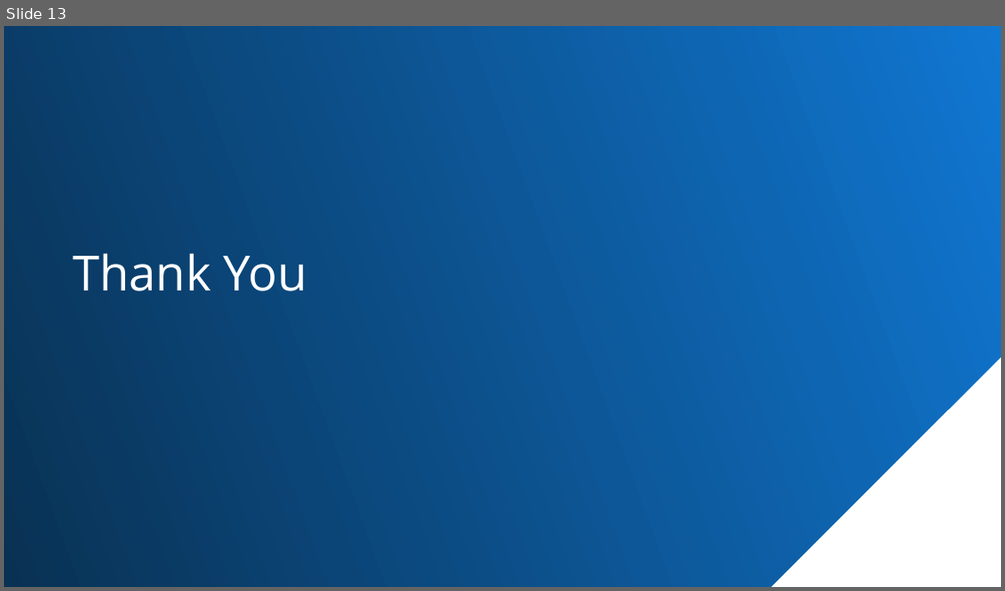
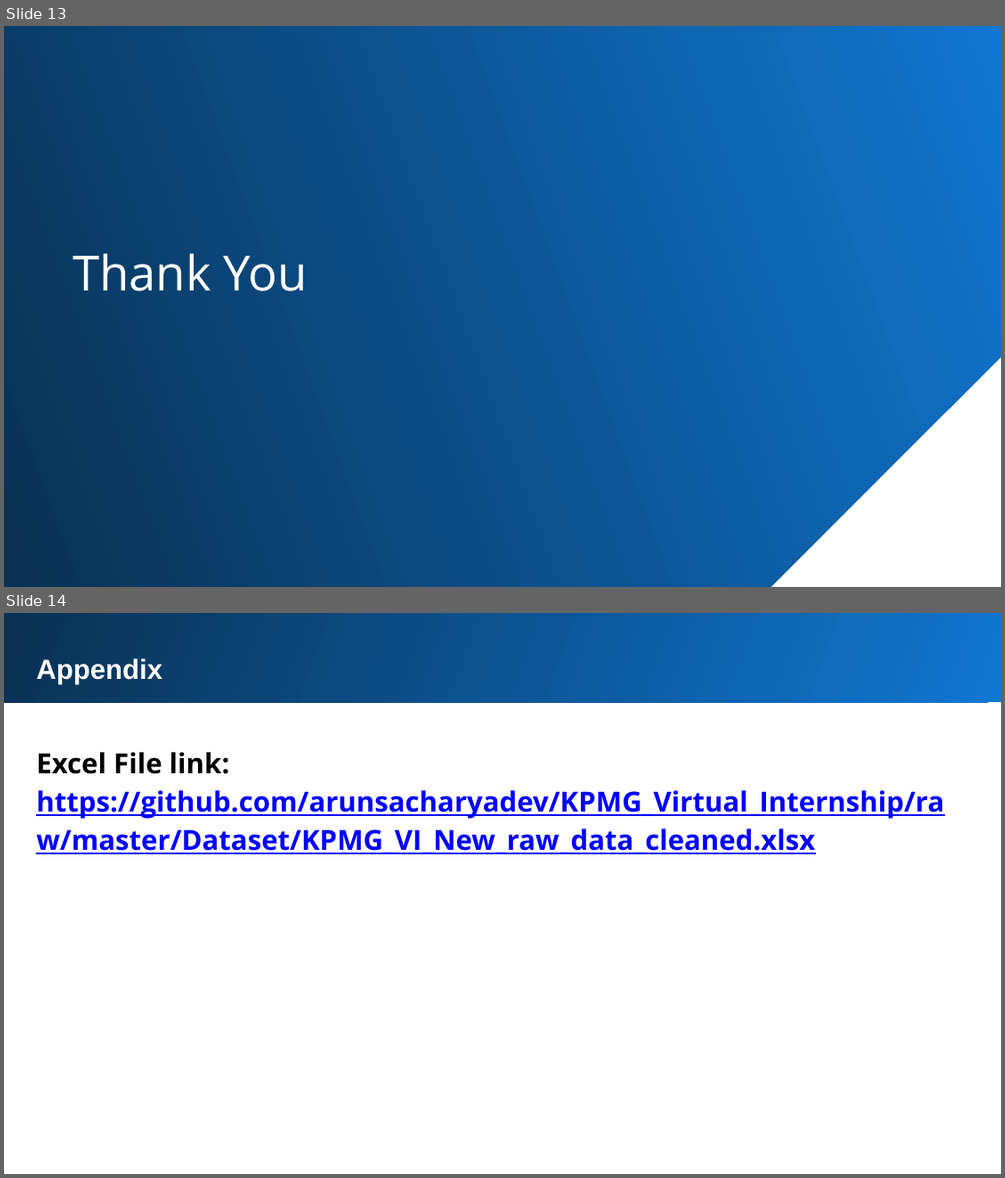
Before and after one commit to arunsacharyadev/KPMG_virtual_internship, a slide deck: Task 2(Data Insights)/KPMG Task 2.pptx. Shown one above the other, each under a label of ours: slide 13 before the commit, slides 13 and 14 after it. The pictures are 1005x591 and 1005x1178 pixels, drawn with LibreOffice and Linux fonts; fonts in the diff are those of the drawing. Boxes give left, top, right and bottom in pixels: in the first picture for what was removed or moved away, otherwise in the second. Text is boxed around its words. In the diff, an @@ line names an element or a change of style, - is before the commit and + after.

```diff
--- a/Task 2(Data Insights)/KPMG Task 2.pptx
+++ b/Task 2(Data Insights)/KPMG Task 2.pptx
@@ slide 14 added at bbox=[4, 613, 1001, 1174], background #FFFFFF @@
@@ rectangle added at bbox=[4, 613, 1001, 703], fill gradient #1077D2 to #093153 @@
@@ text added at bbox=[36, 658, 162, 684], 20 pt, text #FFFFFF, bold @@
+Appendix
@@ text added at bbox=[36, 752, 944, 854], 20 pt, text #0000FF, bold, underline @@
+Excel File link: https://github.com/arunsacharyadev/KPMG_Virtual_Internship/raw/master/Dataset/KPMG_VI_New_raw_data_cleaned.xlsx
```
Also in this commit, not shown: 8 slides changed, 1 slide removed, 1 other file.
